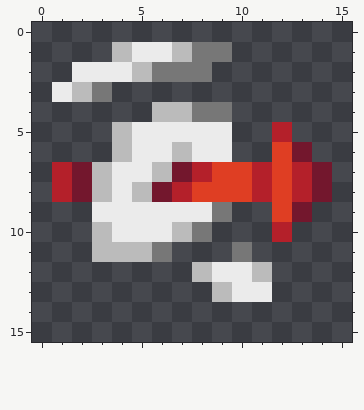
One commit to this pixel-art sprite: files/ui_gfx/gun_actions/forward_thinking.png. Above, as it was before the edit.
The file is 16x16 pixels.
And afterwards:
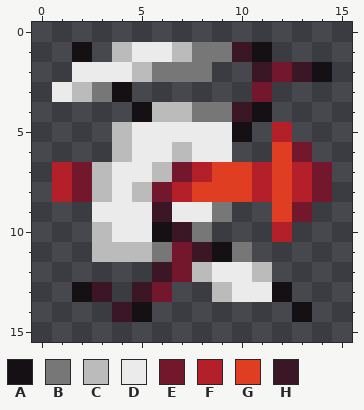
Palette (. is transparent): A #141013  B #777777  C #bbbbbb  D #ebebeb  E #73172d  F #b4202a  G #df3e23  H #3b1725
From old to new:
Colour A now appears in row 1 at x 2 and 11; in row 2 at x 14; in row 3 at x 4; in row 4 at x 5 and 11; in row 5 at x 10; in row 11 at x 9.
Colour A now appears in row 13 at x 2 and 12; in row 14 at x 5 and 13.
The author changed colour D to colour A in row 10 at x 6.
Colour E now appears in row 2 at x 12; in row 3 at x 11; in rows 11 to 12 at x 7; in row 13 at x 6.
Colour H now appears in row 1 at x 10; in row 2 at x 11 and 13; in row 4 at x 10; in row 11 at x 8; in row 12 at x 6; in row 13 at x 3 and 5.
Colour H now appears in row 14 at x 4.
The author changed colour C to colour H in row 10 at x 7.
The author changed colour D to colour H in row 9 at x 6.
Boxes around the changes in both pictures, in picture pixels (x1, y1, x2, y2):
added: (72, 42, 152, 122)
added: (232, 42, 332, 142)
changed: (72, 202, 312, 322)
